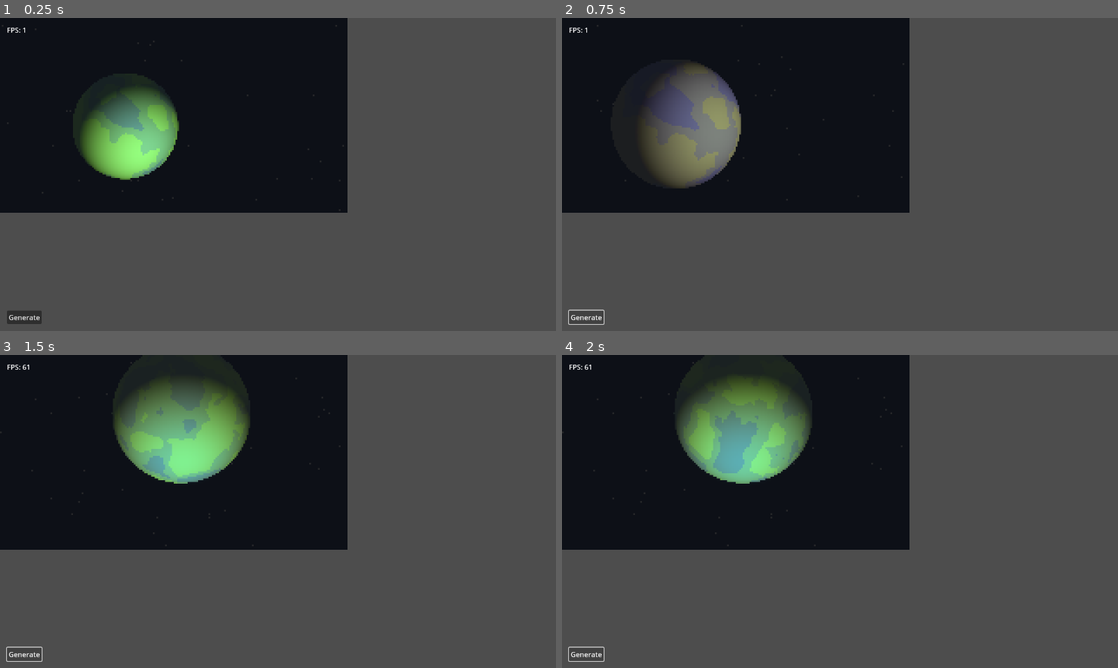
Above: before the commit, frames 1-4 (two rows, left to right).
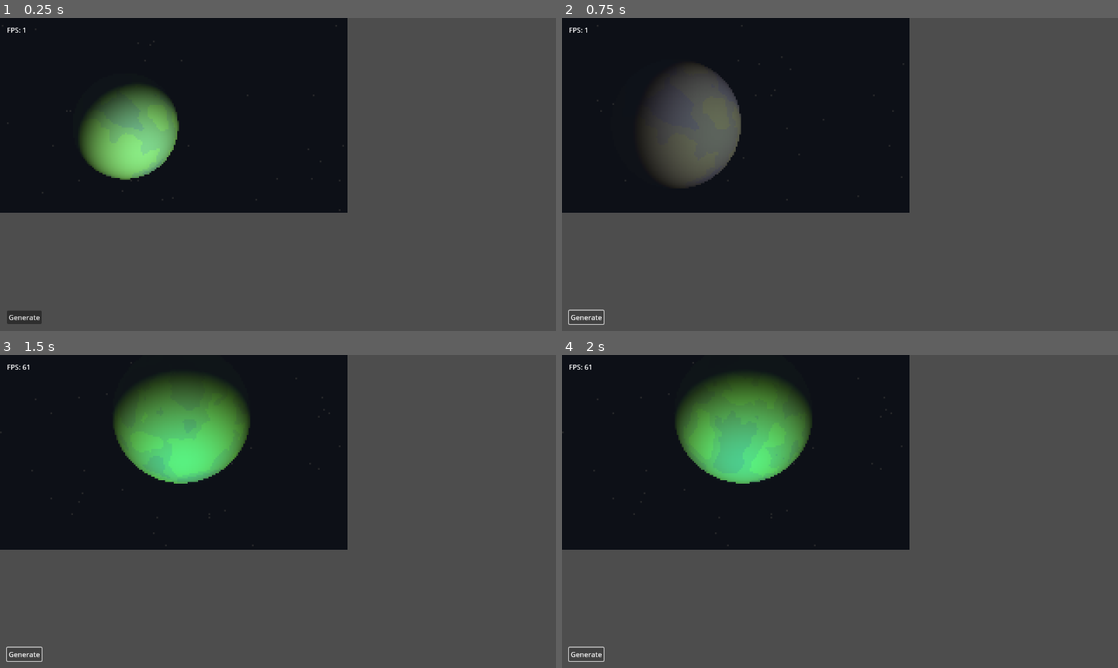
Above: after the commit, the same moments.

Repository: omgthan/planet
Game: Godot game, scene res://main.tscn
Two runs of this game, one before a commit and one after it. Both use one fixed random seed, a clock stepped at 60 frames per second and the inputs below.
Inputs:
- Up to frame 1 (0.25 s): no input
- Up to frame 2 (0.75 s): click "Generate" at 0.5 s
- Up to frame 3 (1.5 s): click "Generate" at 1.25 s
- Up to frame 4 (2 s): no input

The runs differ from the first frame. In frame 2, 3.5% of the frame differs, in the area x 16-33%, y 17-53%; in frame 3, 2.4%; in frame 4, 2.4%.

Commit message:
Tweaks

Diff:
--- a/main.gd
+++ b/main.gd
@@ -20,11 +20,14 @@
 var base_atmo_color : Vector3 = Vector3(1.0, 1.0, 1.0)
 var horizon_atmo_color : Vector3 = Vector3(0.0, 0.0, 0.0)
 
-var atmo_color_min : float = 0.25
-var atmo_color_max : float = 1.0
-
 # Thickness of the atmosphere
 var atmo_thickness : float = 1.0
+
+# Minimum and maximum color values
+const PLANET_COLOR_MIN : float = 0.35
+const PLANET_COLOR_MAX : float = 1.0
+const ATMO_COLOR_MIN : float = 0.25
+const ATMO_COLOR_MAX : float = 1.0
 
 func _ready() -> void:
 	# Generate a planet upon loading in
@@ -92,36 +95,36 @@
 func gen_colors() -> void:
 	# Generate random main color
 	planet_color_main = Color(
-		clamp(randf(), 0.5, 0.9),
-		clamp(randf(), 0.5, 0.9),
-		clamp(randf(), 0.5, 0.9),
+		clamp(randf(), PLANET_COLOR_MIN, PLANET_COLOR_MAX),
+		clamp(randf(), PLANET_COLOR_MIN, PLANET_COLOR_MAX),
+		clamp(randf(), PLANET_COLOR_MIN, PLANET_COLOR_MAX),
 	)
 	# Light color is slightly more yellow than main
 	planet_color_light = Color(
-		planet_color_main.r * 1.2,
-		planet_color_main.g * 1.2,
-		planet_color_main.b * 0.8
+		planet_color_main.r * 1.1,
+		planet_color_main.g * 1.1,
+		planet_color_main.b * 0.9
 	)
 	# Dark color is slightly more blue than main
 	planet_color_dark = Color(
-		planet_color_main.r * 0.8,
-		planet_color_main.g * 0.8,
-		planet_color_main.b * 1.2,
+		planet_color_main.r * 0.9,
+		planet_color_main.g * 0.9,
+		planet_color_main.b * 1.1,
 	)
 
 	# Generate base atmosphere color
 	base_atmo_color = Vector3(
-		randf_range(atmo_color_min, atmo_color_max),
-		randf_range(atmo_color_min, atmo_color_max),
-		randf_range(atmo_color_min, atmo_color_max)
+		randf_range(ATMO_COLOR_MIN, ATMO_COLOR_MAX),
+		randf_range(ATMO_COLOR_MIN, ATMO_COLOR_MAX),
+		randf_range(ATMO_COLOR_MIN, ATMO_COLOR_MAX)
 	)
 	# Horizon color is "inverse" of base color
 	# max - value + min
 	# e.g. 1.0-0.8+0.5 = 0.2+0.5 = 0.7
 	horizon_atmo_color = Vector3(
-		atmo_color_max - base_atmo_color.x + atmo_color_min,
-		atmo_color_max - base_atmo_color.y + atmo_color_min,
-		atmo_color_max - base_atmo_color.z + atmo_color_min
+		ATMO_COLOR_MAX - base_atmo_color.x + ATMO_COLOR_MIN,
+		ATMO_COLOR_MAX - base_atmo_color.y + ATMO_COLOR_MIN,
+		ATMO_COLOR_MAX - base_atmo_color.z + ATMO_COLOR_MIN
 	)
 
 # Draw a white rectangle over the screen, but the shader only renders the
--- a/planet.gdshader
+++ b/planet.gdshader
@@ -55,10 +55,10 @@
 // calculate the color to apply at the certain point on the planet
 vec3 get_color(
 	vec3 surface_color, vec3 surface_diffuse, vec3 atmo_color,
-	bool has_atmo, float distance_from_center
+	bool has_atmo, float distance_from_light
 ) {
 	return max(
-		mix(mix_surface_atmo_color(surface_color, atmo_color, has_atmo), SPACE_COLOR, 0.9),
+		mix(mix_surface_atmo_color(surface_color, atmo_color, has_atmo), SPACE_COLOR, 0.98),
 		mix_surface_atmo_color(surface_color, atmo_color, has_atmo) * surface_diffuse
 	);
 }
@@ -145,27 +145,28 @@
 
 	// distance from the pixel to the center of the circle
 	float circle_distance = sqrt(dot(pos,pos));
+	float dist_from_light = distance(normalize(point), light_dir);
 
 	// set the color, using the depth point to determine the color at the current point
 	// atmo strength application is done arbitrarily, no significance behind the formula
 	if (sqrt(dot(depth,depth)) > 0.999) {
 		COLOR = vec4(
 			// choose the max between background space color and the actual color
-			get_color(color_light, diffuse, atmo_color_surface, has_atmo, circle_distance),
+			get_color(color_light, diffuse, atmo_color_surface, has_atmo, dist_from_light),
 			float(circle_distance < 1.0)
 		);
 	}
 	else if (sqrt(dot(depth,depth)) < 0.7){
 		COLOR = vec4(
 			// choose the max between background space color and the actual color
-			get_color(color_dark, diffuse, atmo_color_surface, has_atmo, circle_distance),
+			get_color(color_dark, diffuse, atmo_color_surface, has_atmo, dist_from_light),
 			float(circle_distance < 1.0)
 		);
 	}
 	else {
 		COLOR = vec4(
 			// choose the max between background space color and the actual color
-			get_color(color_main, diffuse, atmo_color_surface, has_atmo, circle_distance),
+			get_color(color_main, diffuse, atmo_color_surface, has_atmo, dist_from_light),
 			float(circle_distance < 1.0)
 		);
 	}
